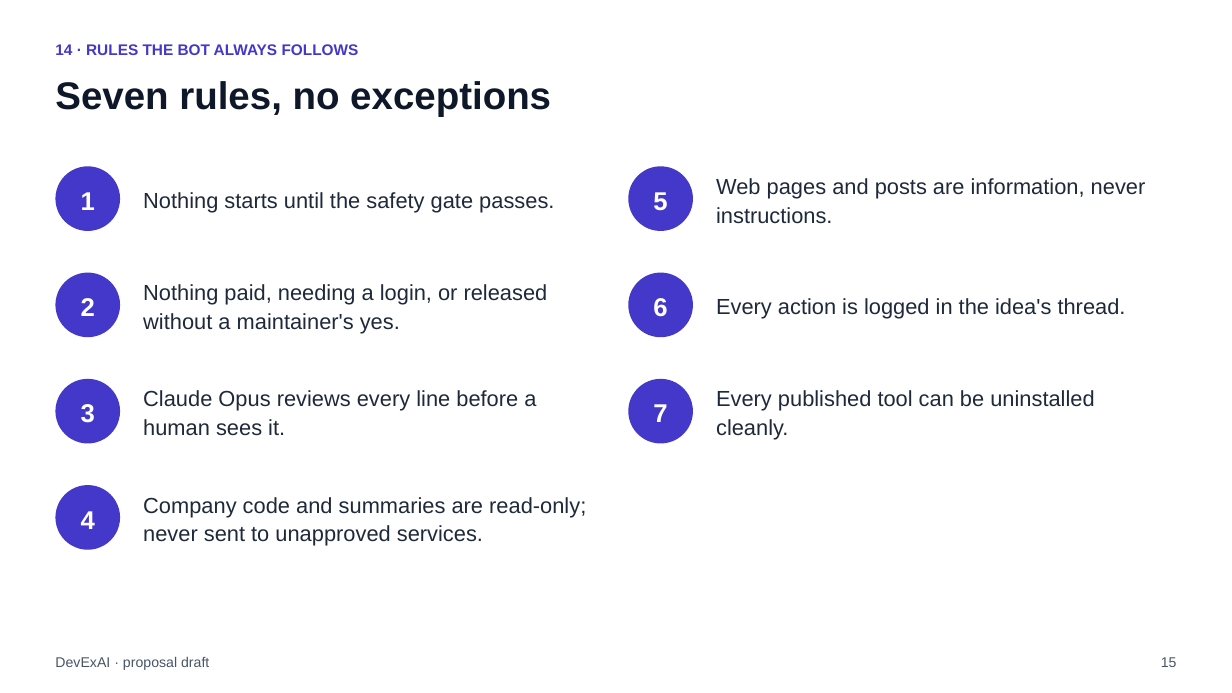
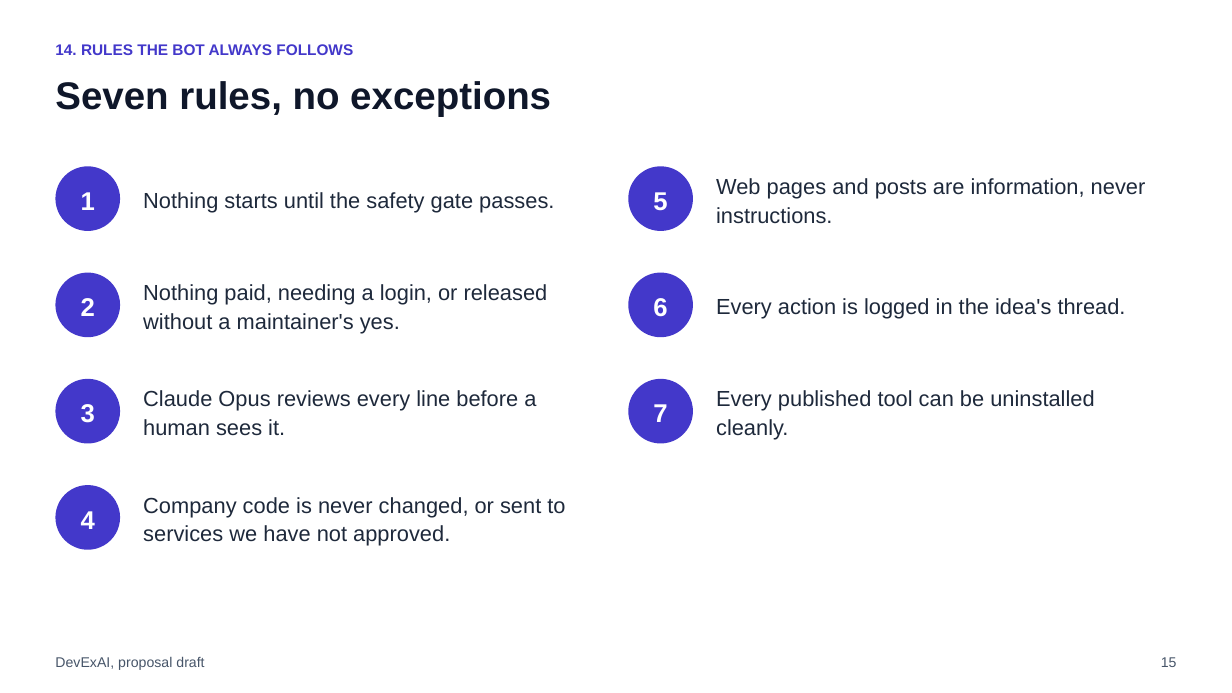
Before and after one commit to raghavsatyadev/DevExAI, a slide deck: slide 15 of DevExAI.pptx. Drawn at 1232x693 pixels with LibreOffice and Linux fonts; fonts in the diff are those of the drawing. Boxes give left, top, right and bottom in pixels: in the first picture for what was removed or moved away, otherwise in the second. Text is boxed around its words. In the diff, an @@ line names an element or a change of style, - is before the commit and + after.

```diff
--- a/DevExAI.pptx
+++ b/DevExAI.pptx
@@ text at box(55, 44, 353, 55): text changed @@
-14 · RULES THE BOT ALWAYS FOLLOWS
+14. RULES THE BOT ALWAYS FOLLOWS
@@ text at box(143, 497, 565, 546): text changed @@
-Company code and summaries are read-only; never sent to unapproved services.
+Company code is never changed, or sent to services we have not approved.
@@ text at box(55, 656, 204, 670): text changed @@
-DevExAI · proposal draft
+DevExAI, proposal draft
```
Also in this commit, not shown: 18 other slides changed, 3 other files.
